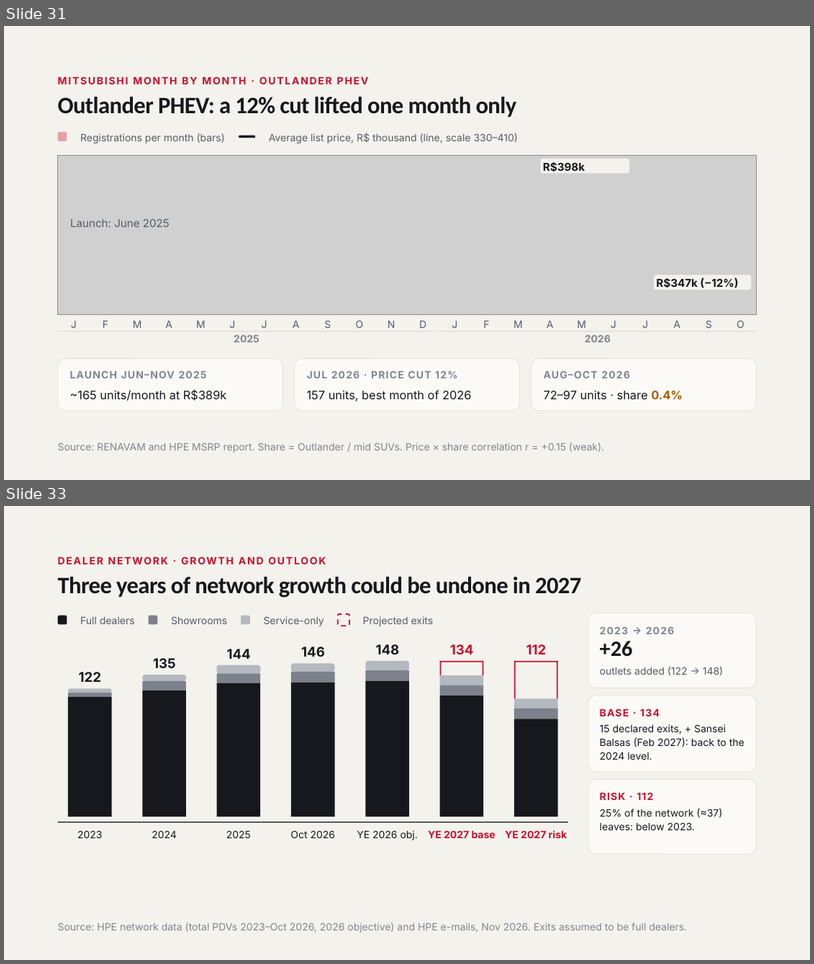
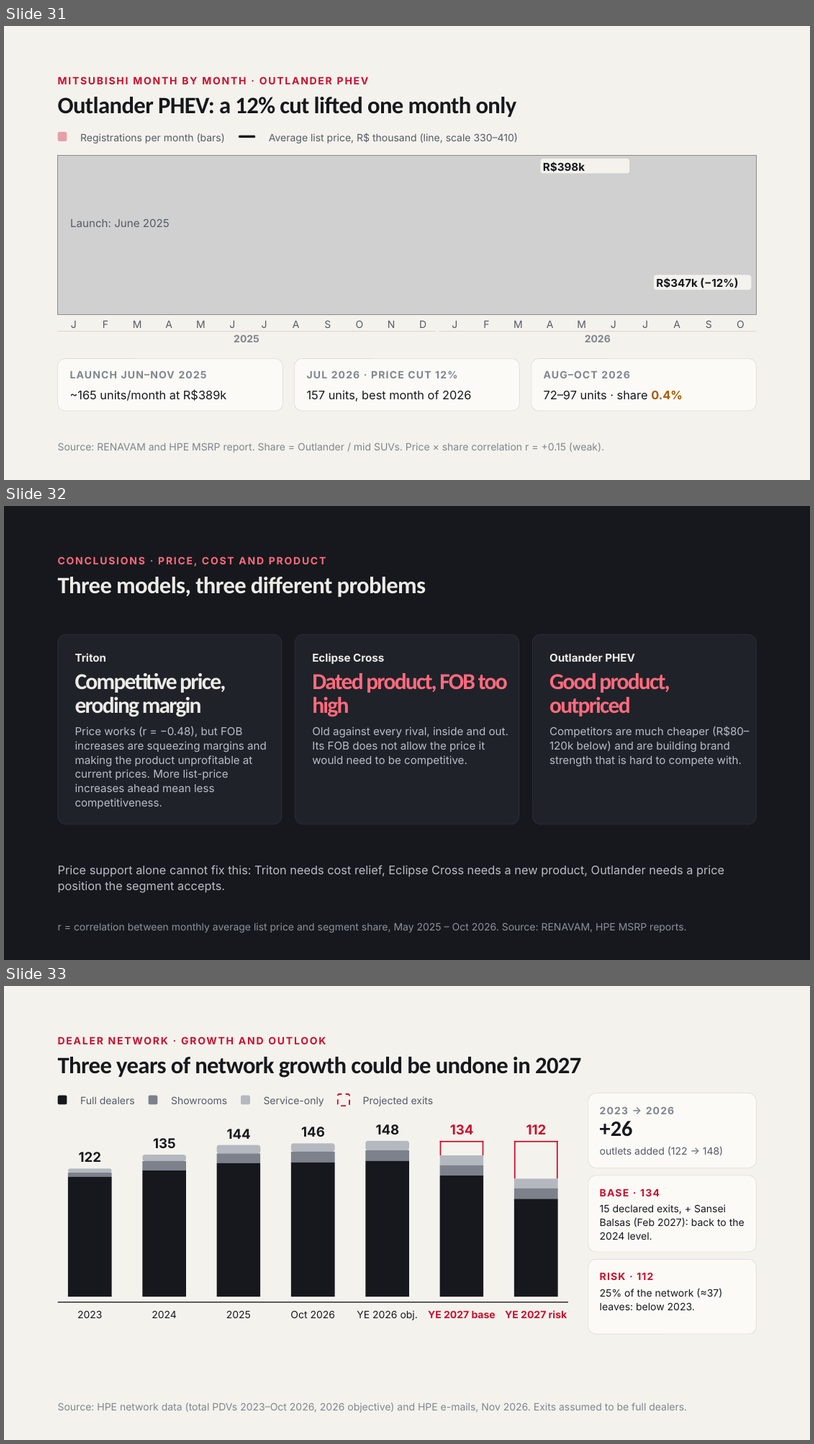
Before and after one commit to FLeone2/mercado-atlas, a slide deck: Mitsubishi_Brazil_Market_Network_Nov2026.pptx. Shown one above the other, each under a label of ours: slides 31 and 33 before the commit, slides 31, 32 and 33 after it; the slides between them are not shown. The pictures are 814x964 and 814x1444 pixels, drawn with LibreOffice and Linux fonts; fonts in the diff are those of the drawing; grey boxes stand for pictures. Boxes give left, top, right and bottom in pixels: in the first picture for what was removed or moved away, otherwise in the second. Text is boxed around its words. In the diff, an @@ line names an element or a change of style, - is before the commit and + after.

```diff
--- a/Mitsubishi_Brazil_Market_Network_Nov2026.pptx
+++ b/Mitsubishi_Brazil_Market_Network_Nov2026.pptx
@@ slide 32 added at (x1=4, y1=506, x2=810, y2=960), background #16181D @@
@@ text added at (x1=58, y1=556, x2=326, y2=566), 12 pt, text #FF6B7D, bold @@
+CONCLUSIONS · PRICE, COST AND PRODUCT
@@ text added at (x1=58, y1=577, x2=427, y2=597), 28 pt, text #EDEBE6, bold @@
+Three models, three different problems
@@ rounded rectangle added at (x1=58, y1=634, x2=282, y2=824), fill #1F2229, outline #2E323B 0.5 pt @@
@@ rounded rectangle added at (x1=295, y1=634, x2=519, y2=824), fill #1F2229, outline #2E323B 0.5 pt @@
@@ rounded rectangle added at (x1=532, y1=634, x2=756, y2=824), fill #1F2229, outline #2E323B 0.5 pt @@
@@ text added at (x1=75, y1=653, x2=107, y2=662), 13 pt, text #EDEBE6, bold @@
+Triton
@@ text added at (x1=312, y1=653, x2=384, y2=664), 13 pt, text #EDEBE6, bold @@
+Eclipse Cross
@@ text added at (x1=550, y1=654, x2=635, y2=662), 13 pt, text #EDEBE6, bold @@
+Outlander PHEV
@@ text added at (x1=75, y1=673, x2=226, y2=717), 27 pt, text #EDEBE6, bold @@
+Competitive price, eroding margin
@@ text added at (x1=312, y1=673, x2=508, y2=717), 27 pt, text #FF6B7D, bold @@
+Dated product, FOB too high
@@ text added at (x1=550, y1=673, x2=670, y2=716), 27 pt, text #FF6B7D, bold @@
+Good product, outpriced
@@ text added at (x1=75, y1=726, x2=267, y2=808), 13 pt, text #B9BDC6 @@
+Price works (r = −0.48), but FOB increases are squeezing margins and making the product unprofitable at current prices. More list-price increases ahead mean less competitiveness.
@@ text added at (x1=312, y1=726, x2=509, y2=766), 13 pt, text #B9BDC6 @@
+Old against every rival, inside and out. Its FOB does not allow the price it would need to be competitive.
@@ text added at (x1=550, y1=726, x2=749, y2=766), 13 pt, text #B9BDC6 @@
+Competitors are much cheaper (R$80–120k below) and are building brand strength that is hard to compete with.
@@ text added at (x1=58, y1=865, x2=725, y2=893), 14 pt, text #B9BDC6 @@
+Price support alone cannot fix this: Triton needs cost relief, Eclipse Cross needs a new product, Outlander needs a price position the segment accepts.
@@ text added at (x1=58, y1=922, x2=687, y2=932), 12 pt, text #8C919B @@
+r = correlation between monthly average list price and segment share, May 2025 – Oct 2026. Source: RENAVAM, HPE MSRP reports.
```
Also in this commit, not shown: 1 slide removed.
